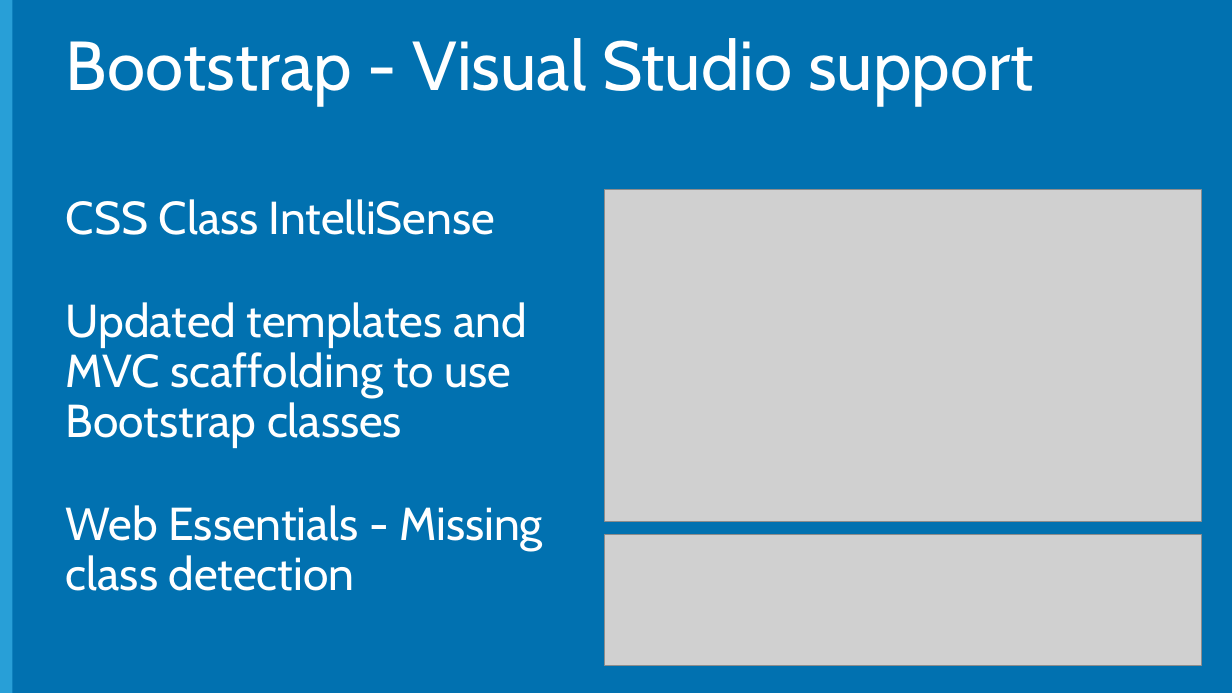
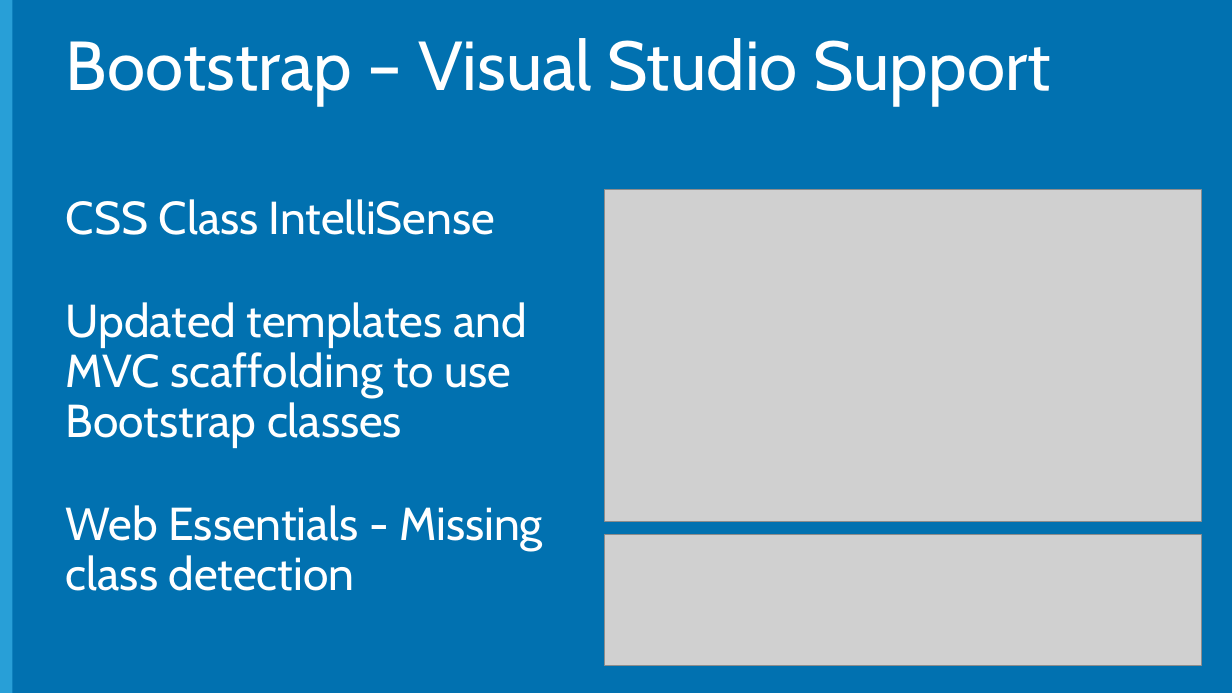
Before and after one commit to Microsoft-Web/NodeCamp, a slide deck: slide 14 of Presentation/CreatingTheUI/CreatingTheUI.pptx. Drawn at 1232x693 pixels with LibreOffice and Linux fonts; fonts in the diff are those of the drawing; grey boxes stand for pictures; background and template pictures are left out. Boxes give left, top, right and bottom in pixels: in the first picture for what was removed or moved away, otherwise in the second. Text is boxed around its words. In the diff, an @@ line names an element or a change of style, - is before the commit and + after.

```diff
--- a/Presentation/CreatingTheUI/CreatingTheUI.pptx
+++ b/Presentation/CreatingTheUI/CreatingTheUI.pptx
@@ title at (66, 38, 1051, 105): text changed @@
-Bootstrap - Visual Studio support
+Bootstrap – Visual Studio Support
```
Also in this commit, not shown: 9 other slides changed, 6 other files.
